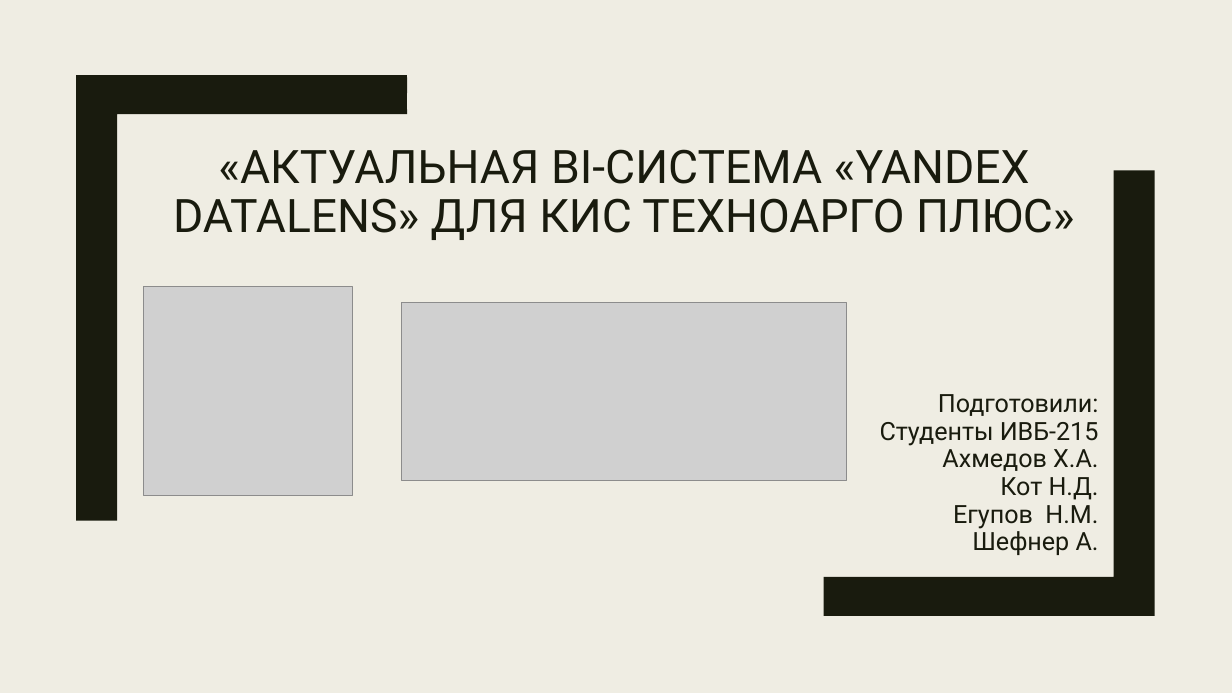
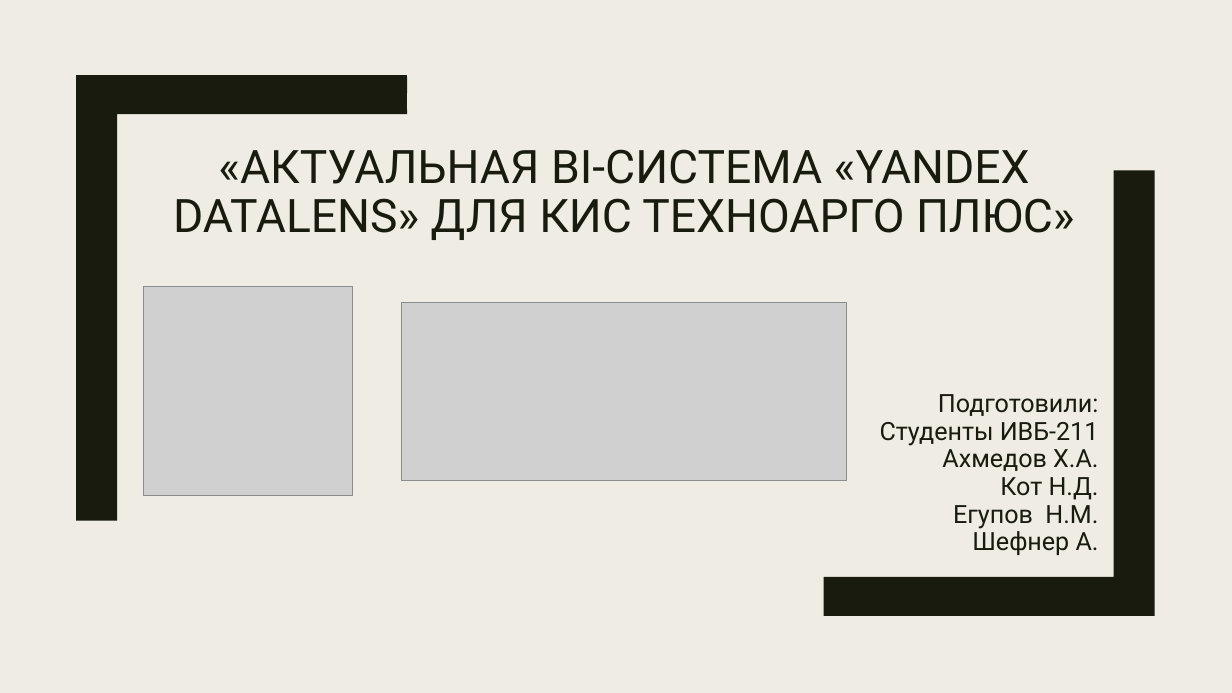
Before and after one commit to n0emo/uni, a slide deck: slide 1 of Term6/CIS/task6.pptx. Drawn at 1232x693 pixels with LibreOffice and Linux fonts; fonts in the diff are those of the drawing; grey boxes stand for pictures. Boxes give left, top, right and bottom in pixels: in the first picture for what was removed or moved away, otherwise in the second. Text is boxed around its words. In the diff, an @@ line names an element or a change of style, - is before the commit and + after.

```diff
--- a/Term6/CIS/task6.pptx
+++ b/Term6/CIS/task6.pptx
@@ subtitle at box(880, 422, 1099, 446): text changed @@
-Студенты ИВБ-215
+Студенты ИВБ-211
```
Also in this commit, not shown: 13 other files.
